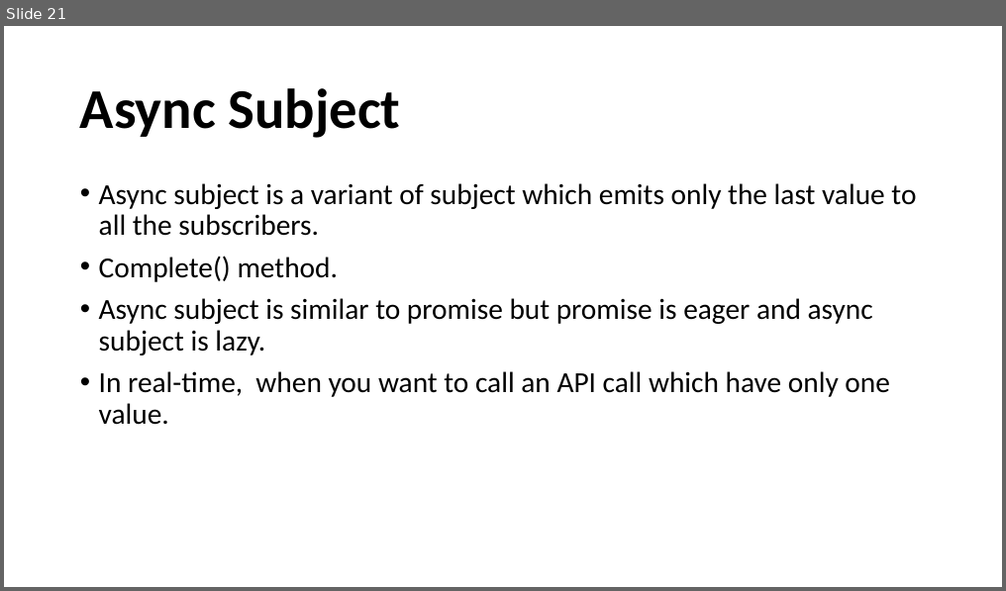
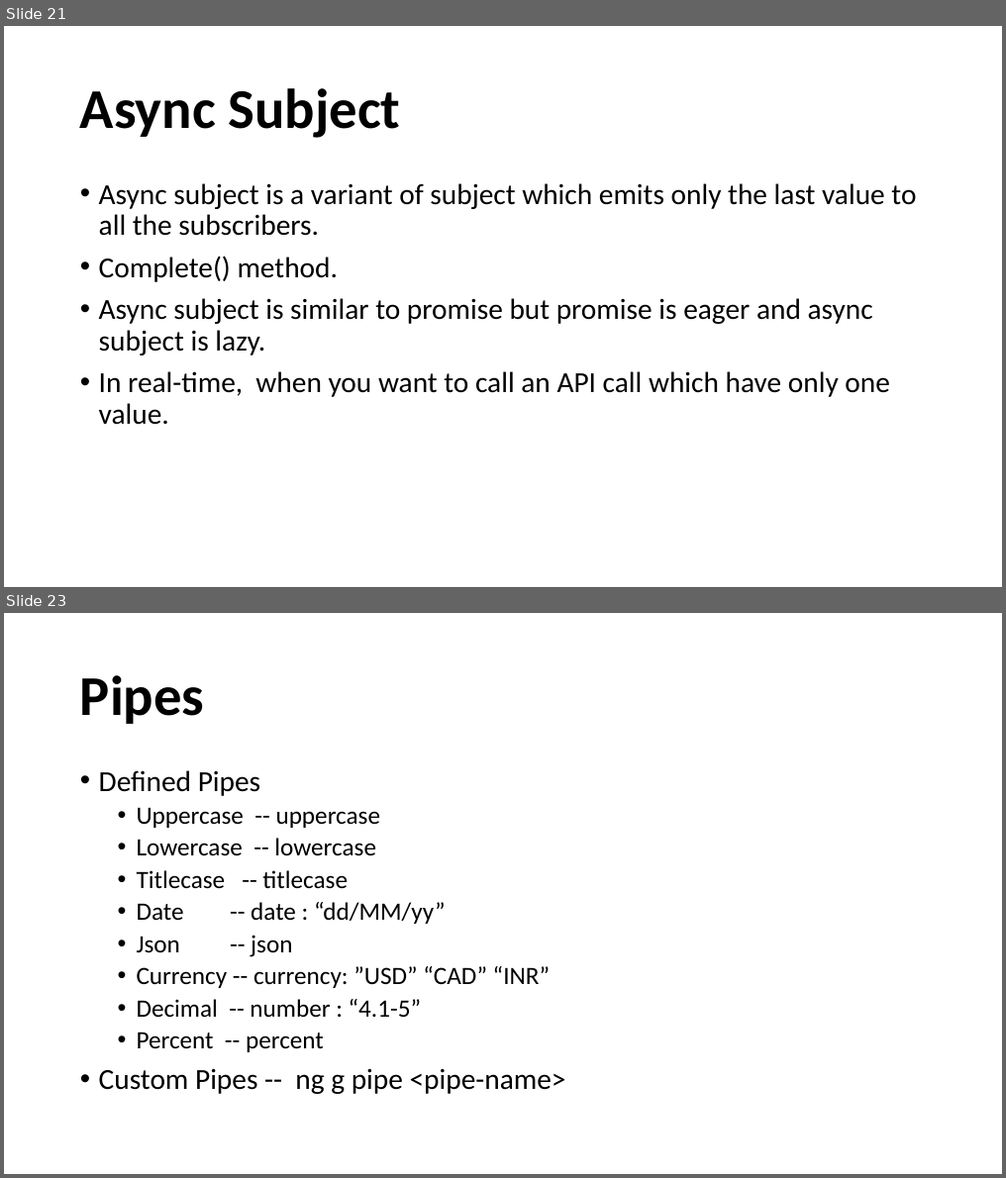
Before and after one commit to raharshi/angular-kh, a slide deck: src/assets/AngularByRaharshi.pptx. Shown one above the other, each under a label of ours: slide 21 before the commit, slides 21 and 23 after it; the slides between them are not shown. The pictures are 1006x591 and 1006x1178 pixels, drawn with LibreOffice and Linux fonts; fonts in the diff are those of the drawing; background and template pictures are left out. Boxes give left, top, right and bottom in pixels: in the first picture for what was removed or moved away, otherwise in the second. Text is boxed around its words. In the diff, an @@ line names an element or a change of style, - is before the commit and + after.

Commit message:
Routing, Route Params, Pipes,  Custom Pipes

```diff
--- a/src/assets/AngularByRaharshi.pptx
+++ b/src/assets/AngularByRaharshi.pptx
@@ slide 23 added at <box>4,613,1002,1174</box>, background picture (left out) @@
@@ title added at <box>80,675,205,724</box>, 54 pt, text #000000, bold @@
+Pipes
@@ text added at <box>99,770,566,1094</box>, 24 pt, text #000000 @@
+• Defined Pipes
+  • Uppercase -- uppercase
+  • Lowercase -- lowercase
+  • Titlecase -- titlecase
+  • Date -- date : “dd/MM/yy”
+  • Json -- json
+  • Currency -- currency: ”USD” “CAD” “INR”
+  • Decimal -- number : “4.1-5”
+  • Percent -- percent
+• Custom Pipes -- ng g pipe <pipe-name>
```
Also in this commit, not shown: 1 slide changed, 1 other slide added, 2 slides removed, 13 other files.
